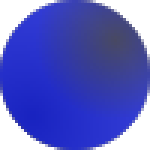
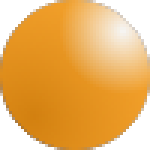
Before/after of a 150 x 150 layered artwork. What changed in the layer stack:
removed layer "Layer" (was 83%) over <box>0,0,150,150</box>
added layer "Orange" (89%) above "Black" over <box>0,0,150,150</box>
painted on "Background" over <box>0,0,150,150</box>
